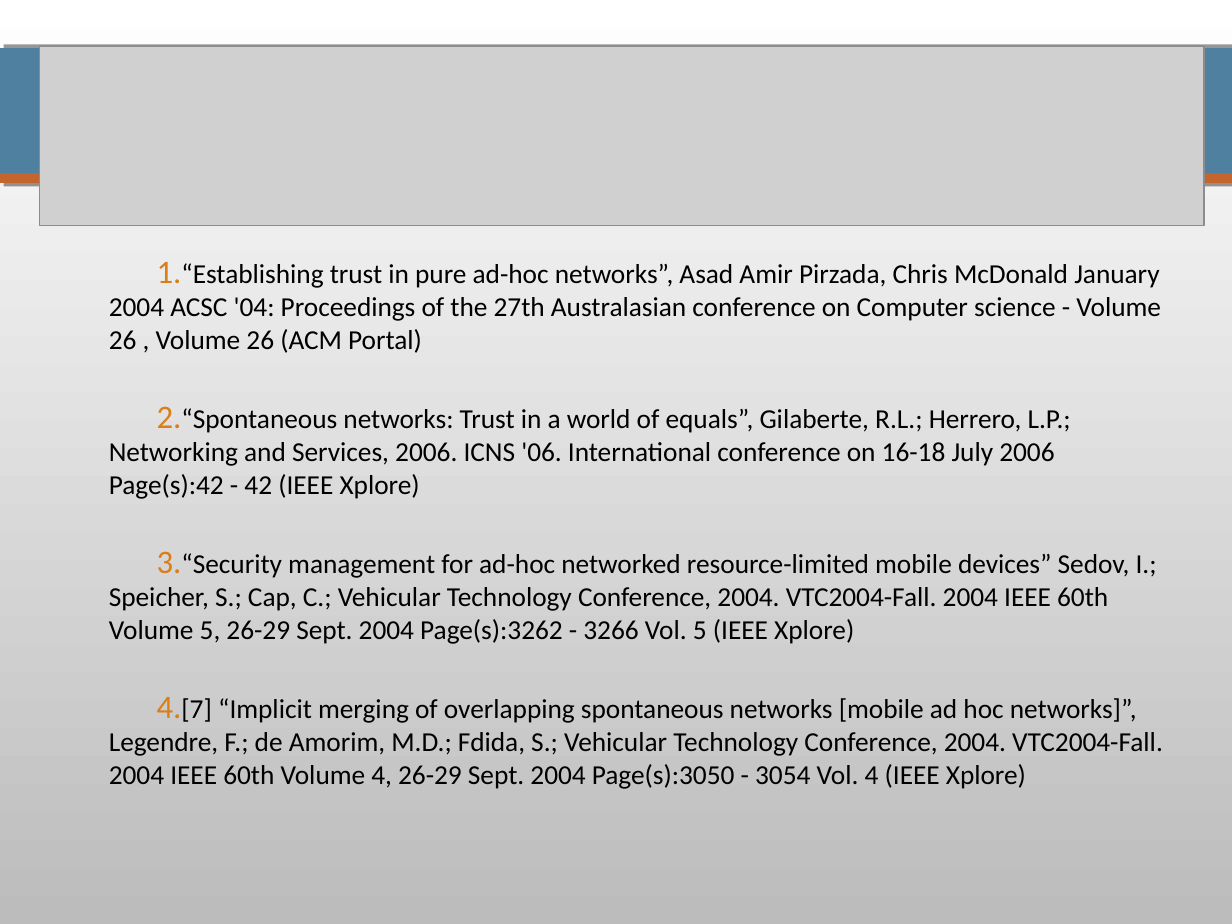
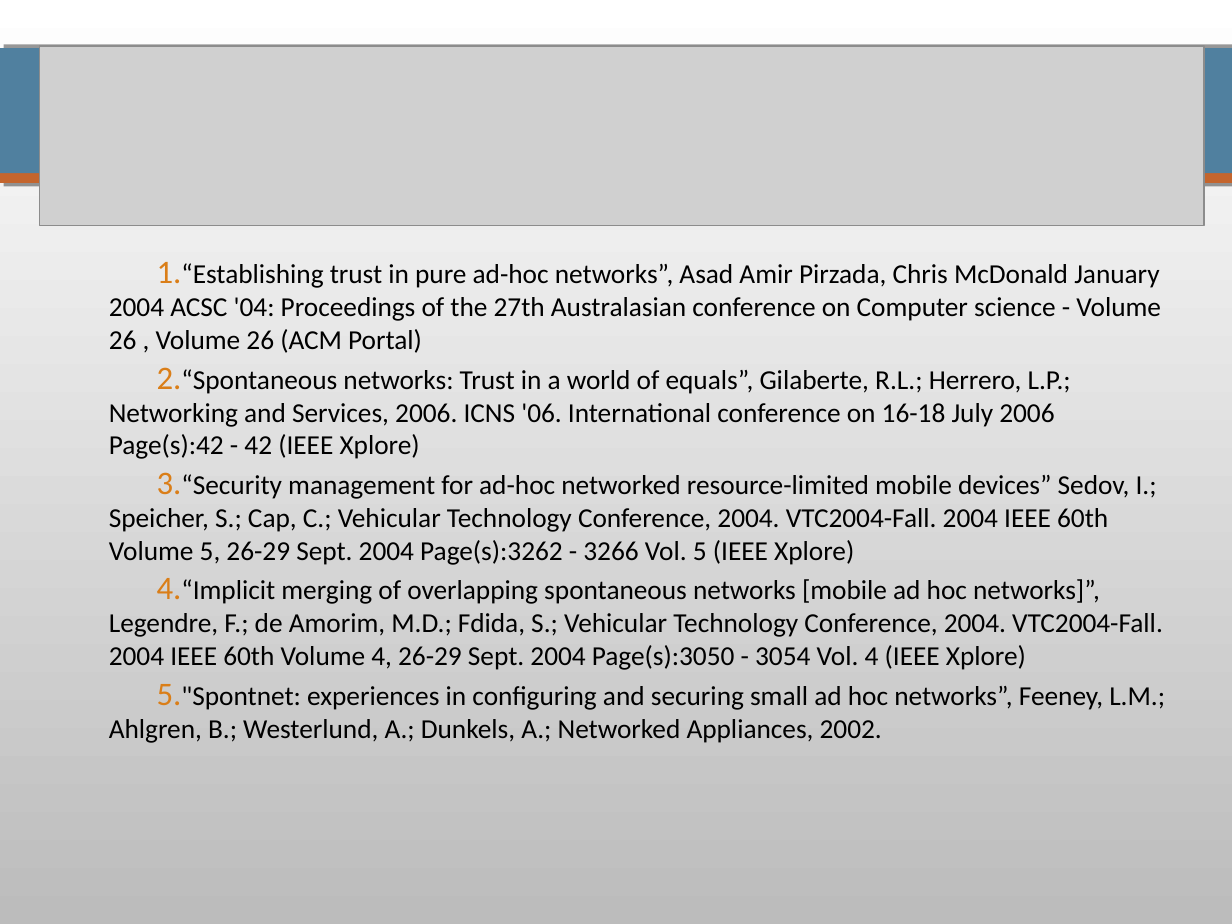
Before and after one commit to pierrealauzet/skemasnet, a slide deck: slide 11 of CS642_HGP_Proposal.ppt (slide 9 before the commit). Drawn at 1232x924 pixels with LibreOffice and Linux fonts; fonts in the diff are those of the drawing; grey boxes stand for pictures. Boxes give left, top, right and bottom in pixels: in the first picture for what was removed or moved away, otherwise in the second. Text is boxed around its words. In the diff, an @@ line names an element or a change of style, - is before the commit and + after.

```diff
--- a/CS642_HGP_Proposal.ppt
+++ b/CS642_HGP_Proposal.ppt
@@ text at bbox=[109, 579, 1165, 743]: text changed @@
-4. [7] “Implicit merging of overlapping spontaneous networks [mobile ad hoc networks]”, Legendre, F.; de Amorim, M.D.; Fdida, S.; Vehicular Technology Conference, 2004. VTC2004-Fall. 2004 IEEE 60th Volume 4, 26-29 Sept. 2004 Page(s):3050 - 3054 Vol. 4 (IEEE Xplore)
+4. “Implicit merging of overlapping spontaneous networks [mobile ad hoc networks]”, Legendre, F.; de Amorim, M.D.; Fdida, S.; Vehicular Technology Conference, 2004. VTC2004-Fall. 2004 IEEE 60th Volume 4, 26-29 Sept. 2004 Page(s):3050 - 3054 Vol. 4 (IEEE Xplore)
+5. "Spontnet: experiences in configuring and securing small ad hoc networks”, Feeney, L.M.; Ahlgren, B.; Westerlund, A.; Dunkels, A.; Networked Appliances, 2002.
```
Also in this commit, not shown: 2 other slides changed, 2 slides added, 1 other file.
